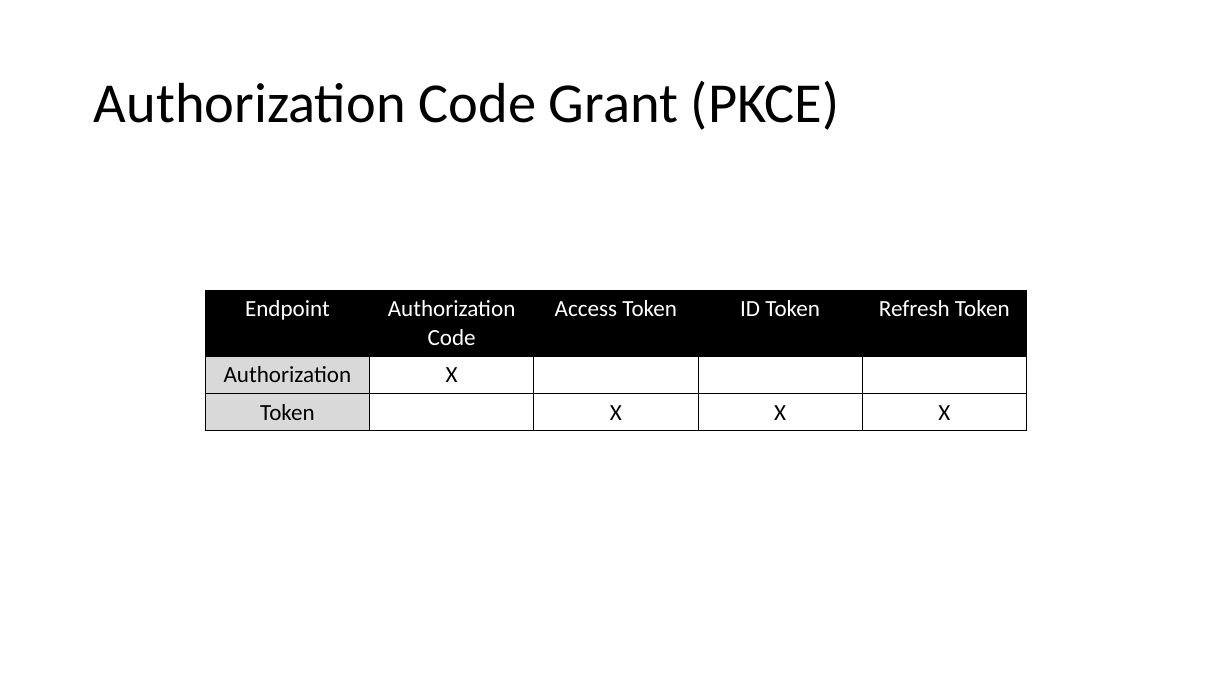
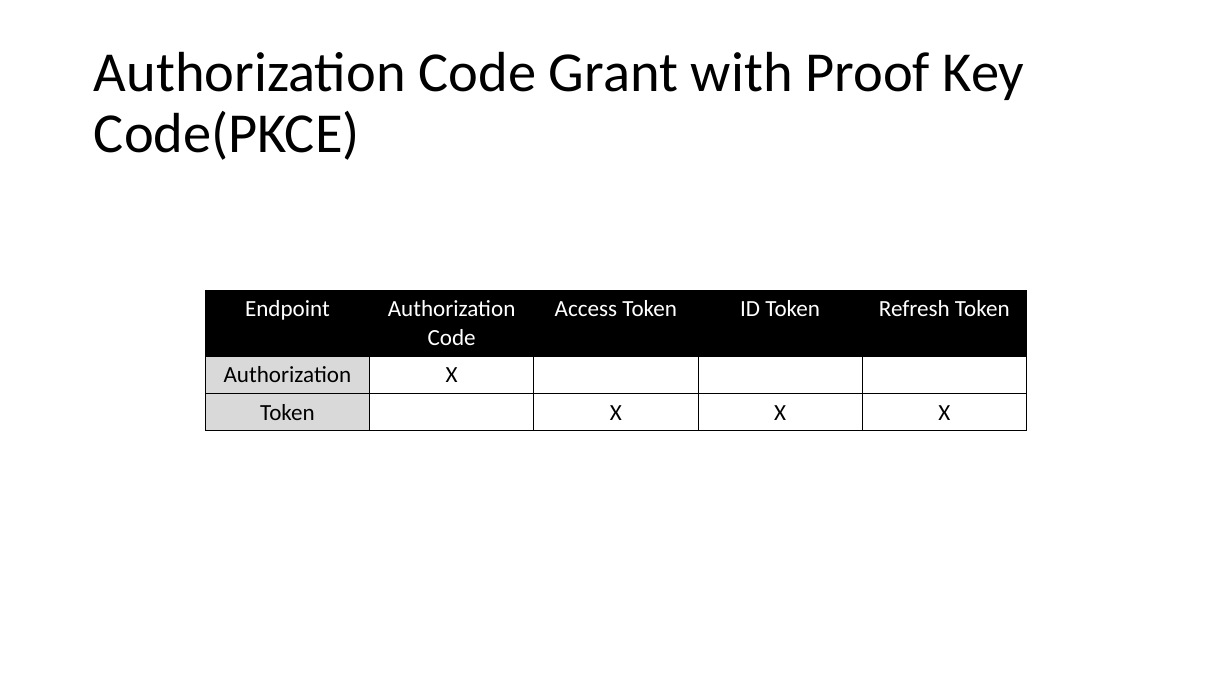
Before and after one commit to danielwagn3r/openid-workshop, a slide deck: slide 46 of OpenID Connect & OAuth.pptx (slide 44 before the commit). Drawn at 1232x693 pixels with LibreOffice and Linux fonts; fonts in the diff are those of the drawing. Boxes give left, top, right and bottom in pixels: in the first picture for what was removed or moved away, otherwise in the second. Text is boxed around its words. In the diff, an @@ line names an element or a change of style, - is before the commit and + after.

Commit message:
Update wording and styles in presentation

```diff
--- a/OpenID Connect & OAuth.pptx
+++ b/OpenID Connect & OAuth.pptx
@@ title at (94, 51, 1025, 160): text changed @@
-Authorization Code Grant (PKCE)
+Authorization Code Grant with Proof Key Code(PKCE)
```
Also in this commit, not shown: 12 other slides changed, 2 slides added.
